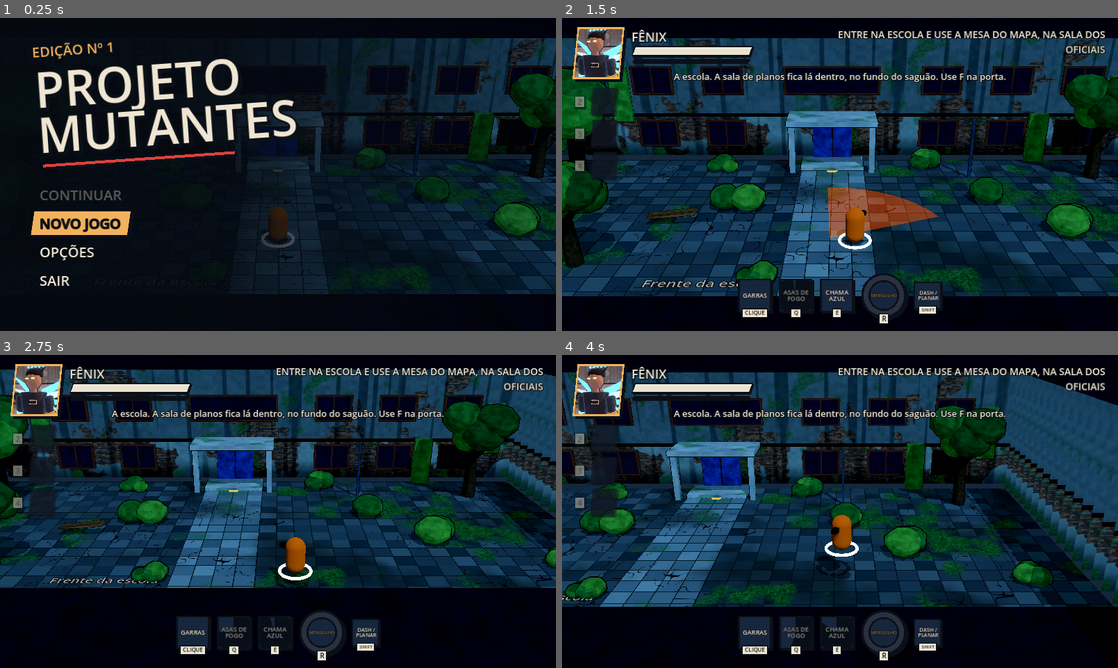
Above: before the commit, frames 1-4 (two rows, left to right).
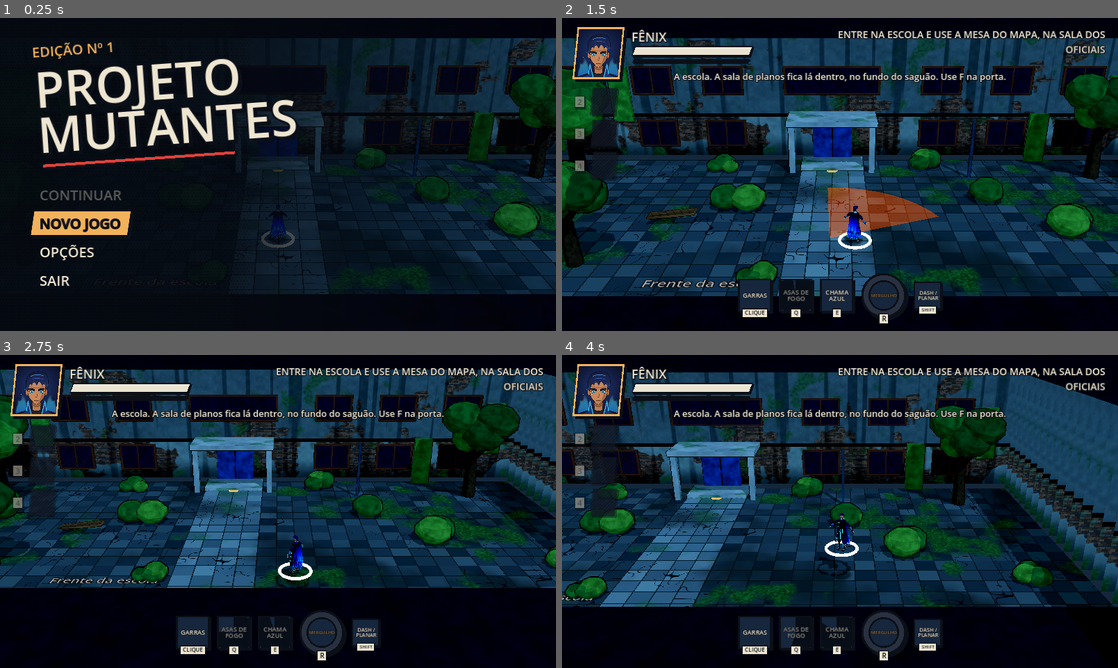
Above: after the commit, the same moments.

Repository: Giovivi/jogo_do_bolo
Game: Godot game, scene res://scenes/main.tscn
Two runs of this game, one before a commit and one after it. Both use one fixed random seed, a clock stepped at 60 frames per second and the inputs below.
Inputs (mouse positions are in pixels of both pictures, inside the frame that each line leads up to):
- Up to frame 1 (0.25 s): no input
- Up to frame 2 (1.5 s): click "NOVO JOGO" at 0.5 s; tap Enter (confirm) at 1.25 s; move the mouse to (962, 158) at 1.27 s; hold D (move_right) from 1.28 s (still down); hold Q (ability_1) from 1.28 s (still down); click (962, 158) at 1.42 s
- Up to frame 3 (2.75 s): tap Space (jump) at 1.52, 2.27 s; move the mouse to (166, 527) at 2.02 s; release D (move_right) at 2.03 s; release Q (ability_1) at 2.03 s; hold S (move_down) from 2.03 s (still down); tap E (ability_2) at 2.1 s
- Up to frame 4 (4 s): move the mouse to (895, 442) at 2.77 s; release S (move_down) at 2.78 s; press the mouse at (895, 442) at 2.78 s; hold D (move_right) 2.78-3.53 s; move the mouse to (812, 574) at 3.52 s; release the mouse at (812, 574) at 3.53 s; hold W (move_up) from 3.53 s (still down); tap Enter (confirm) at 3.6 s; click (812, 574) at 3.67 s; tap Space (jump) at 3.77 s

The runs differ from the first frame. In frame 1, 0.3% of the frame differs, in the area x 47-53%, y 60-71%; in frame 2, 1.5%; in frame 3, 1.6%, in the area x 2-55%, y 3-73%; in frame 4, 1.6%.

Commit message:
Fênix: modelo 3D novo (cabelo curto, fogo nas costas) e ícone 2D
Troca a cápsula provisória do Fênix pelo modelo low poly feito no Blender
(art/modelos/fenix_humano.glb) e o retrato do HUD pelo ícone cartoon novo.

Co-Authored-By: Claude Opus 5.5 <noreply@anthropic.com>
Claude-Session: https://claude.ai/code/session_01GLyMG6zwMC5riCUBcDCxwF

Diff:
--- a/scripts/art/fenix_model.gd
+++ b/scripts/art/fenix_model.gd
@@ -1,109 +1,44 @@
 class_name FenixModel
 extends Node3D
-## Modelo provisório do Fênix (low poly, cel shading), até o design fechar.
-## Macacão de contenção cinza-escuro rasgado, número de prisioneiro no peito,
-## algema dourada quebrada, fogo azul nos antebraços formando garras, olhos
-## dourados, pontas do cabelo em chama e duas asas curtas de chama nas costas.
+## Modelo 3D do Fênix (forma humana): casaco de penas azul com fogo nas
+## costas, cabelo curto penteado de lado. Feito no Blender (art/modelos).
+## Pose em A, ainda sem esqueleto: a animação vem depois, pelo Mixamo.
 
-const CHARCOAL := Color("2b2d35")
-const COBALT := Color("3fa9ff")
-const CORE := Color("bfe9ff")
-const GOLD := Color("e0b040")
-const SKIN := Color(0.62, 0.47, 0.38)
-const HAIR := Color(0.1, 0.09, 0.1)
+const MODEL := preload("res://art/modelos/fenix_humano.glb")
 
-@export var wings_open: bool = true
-
-var wings: Node3D
+## Altura do modelo exportado (m) e altura que ele deve ter no jogo.
+const MODEL_HEIGHT := 1.8
+@export var height: float = 1.8
 
 
 func _ready() -> void:
-	var suit := Look.surface(CHARCOAL, {"variation": 0.15, "noise_scale": 5.0, "outline": 0.025})
-	var suit_dark := Look.surface(CHARCOAL.darkened(0.3), {"outline": 0.025})
-	var skin := Look.surface(SKIN, {"variation": 0.05, "outline": 0.02})
-	var hair := Look.surface(HAIR, {"variation": 0.1, "outline": 0.02})
-	var gold := Look.surface(GOLD, {"variation": 0.1, "outline": 0.02})
-	var fire := Look.glow(COBALT, 3.0)
-	var core := Look.glow(CORE, 3.5)
-	var eyes := Look.glow(GOLD, 3.0)
-
-	# Pernas e botas.
-	for side in [-1.0, 1.0]:
-		Look.piece(self, Look.cylinder(0.1, 0.12, 0.85, 6), suit, Vector3(0.13 * side, 0.5, 0))
-		Look.piece(self, Look.box(Vector3(0.18, 0.14, 0.3)), suit_dark, Vector3(0.13 * side, 0.07, -0.04))
-	# Tronco (mais largo no ombro) e cinto.
-	Look.piece(self, Look.cylinder(0.24, 0.17, 0.62, 6), suit, Vector3(0, 1.22, 0))
-	Look.piece(self, Look.cylinder(0.18, 0.18, 0.08, 6), suit_dark, Vector3(0, 0.93, 0))
-	# Rasgos no macacão (pele aparecendo).
-	Look.piece(self, Look.box(Vector3(0.1, 0.06, 0.02)), skin, Vector3(0.12, 1.08, -0.18), Vector3(0, 0, 20))
-	Look.piece(self, Look.box(Vector3(0.06, 0.1, 0.02)), skin, Vector3(-0.15, 0.62, -0.1), Vector3(0, 0, -15))
-	# Número de prisioneiro no peito.
-	Look.piece(self, Look.box(Vector3(0.16, 0.08, 0.02)), Look.surface(Color(0.82, 0.8, 0.72)), Vector3(-0.08, 1.36, -0.2))
-	var num := Label3D.new()
-	num.text = "V-0417"
-	num.font_size = 20
-	num.pixel_size = 0.0025
-	num.modulate = Color(0.1, 0.1, 0.1)
-	num.position = Vector3(-0.08, 1.36, -0.215)
-	num.rotation_degrees = Vector3(0, 180, 0)
-	add_child(num)
-	# Braços: parte de cima no macacão, antebraço e mão em fogo azul com garras.
-	for side in [-1.0, 1.0]:
-		var arm := Node3D.new()
-		arm.position = Vector3(0.3 * side, 1.45, 0)
-		arm.rotation_degrees = Vector3(-12, 0, 6 * side)
-		add_child(arm)
-		Look.piece(arm, Look.cylinder(0.07, 0.08, 0.34, 6), suit, Vector3(0, -0.17, 0))
-		Look.piece(arm, Look.cylinder(0.1, 0.06, 0.34, 6), fire, Vector3(0, -0.5, 0))
-		Look.piece(arm, Look.cylinder(0.05, 0.03, 0.3, 5), core, Vector3(0, -0.48, 0))
-		for c in 3:
-			Look.piece(arm, Look.cylinder(0.0, 0.025, 0.2, 4), core, Vector3((c - 1) * 0.04, -0.74, -0.03), Vector3(-10, 0, (c - 1) * 8))
-		# Labaredas subindo do antebraço.
-		for f in 3:
-			Look.piece(arm, Look.cylinder(0.0, 0.04, 0.22, 4), fire, Vector3(0.06 * side, -0.38 + f * 0.08, 0.02 * f), Vector3(0, 0, 25 * side))
-	# Algema dourada quebrada no pulso esquerdo.
-	var cuff := Node3D.new()
-	cuff.position = Vector3(-0.36, 1.12, -0.03)
-	add_child(cuff)
-	Look.piece(cuff, Look.cylinder(0.11, 0.11, 0.07, 8), gold, Vector3.ZERO, Vector3(-20, 0, -12))
-	Look.piece(cuff, Look.box(Vector3(0.04, 0.12, 0.04)), gold, Vector3(-0.06, -0.12, 0.02), Vector3(0, 0, 30))
-	# Cabeça, cabelo escuro com pontas em chama, olhos dourados.
-	Look.piece(self, Look.cylinder(0.06, 0.07, 0.12, 6), skin, Vector3(0, 1.58, 0))
-	Look.piece(self, Look.blob(0.16, 0.36), skin, Vector3(0, 1.76, 0))
-	Look.piece(self, Look.blob(0.17, 0.22), hair, Vector3(0, 1.86, 0.03))
-	for i in 5:
-		var a := -0.5 + i * 0.25
-		Look.piece(self, Look.cylinder(0.0, 0.05, 0.2, 4), hair, Vector3(a * 0.3, 1.94, 0.06), Vector3(40, 0, -a * 40))
-		Look.piece(self, Look.cylinder(0.0, 0.03, 0.12, 4), fire, Vector3(a * 0.36, 2.04, 0.12), Vector3(50, 0, -a * 40))
-	for side in [-1.0, 1.0]:
-		Look.piece(self, Look.box(Vector3(0.06, 0.025, 0.02)), eyes, Vector3(0.06 * side, 1.78, -0.15))
-	# Asas curtas de chama: planos triangulares emissivos.
-	wings = Node3D.new()
-	wings.name = "Asas"
-	wings.position = Vector3(0, 1.4, 0.18)
-	wings.visible = wings_open
-	add_child(wings)
-	for side in [-1.0, 1.0]:
-		for i in 4:
-			var feather := MeshInstance3D.new()
-			feather.mesh = _triangle(0.95 - i * 0.16, 0.18)
-			var mat := Look.glow(COBALT if i % 2 == 0 else COBALT.lerp(CORE, 0.45), 2.0)
-			mat.render_priority = 1
-			feather.material_override = mat
-			feather.position = Vector3(0.12 * side, 0.1 - i * 0.08, 0)
-			feather.rotation_degrees = Vector3(0, (0.0 if side > 0 else 180.0) - 20.0 * side, 30.0 - i * 16.0)
-			wings.add_child(feather)
+	var m := MODEL.instantiate() as Node3D
+	# O glb olha para +Z; os atores do jogo olham para -Z.
+	m.rotation_degrees.y = 180.0
+	m.scale = Vector3.ONE * (height / MODEL_HEIGHT)
+	add_child(m)
+	_fix_materials(m)
 
 
-## Triângulo fino (comprimento ao longo de +X), visível dos dois lados.
-func _triangle(length: float, width: float) -> ArrayMesh:
-	var st := SurfaceTool.new()
-	st.begin(Mesh.PRIMITIVE_TRIANGLES)
-	var pts := [Vector3(0, -width * 0.5, 0), Vector3(0, width * 0.5, 0), Vector3(length, 0, 0)]
-	for p in pts:
-		st.set_normal(Vector3.BACK)
-		st.add_vertex(p)
-	for i in [2, 1, 0]:
-		st.set_normal(Vector3.FORWARD)
-		st.add_vertex(pts[i])
-	return st.commit()
+## Penas e casaco usam a cor por vértice; o fogo fica sem sombra para brilhar.
+func _fix_materials(node: Node) -> void:
+	if node is MeshInstance3D:
+		var mi := node as MeshInstance3D
+		for i in mi.mesh.get_surface_count():
+			var src := mi.mesh.surface_get_material(i)
+			if src == null:
+				continue
+			var mat_name := src.resource_name
+			if mat_name == "fogo":
+				var fire := StandardMaterial3D.new()
+				fire.shading_mode = BaseMaterial3D.SHADING_MODE_UNSHADED
+				fire.vertex_color_use_as_albedo = true
+				fire.cull_mode = BaseMaterial3D.CULL_DISABLED
+				mi.set_surface_override_material(i, fire)
+			elif mat_name == "penas" and src is StandardMaterial3D:
+				var feathers := (src as StandardMaterial3D).duplicate() as StandardMaterial3D
+				feathers.vertex_color_use_as_albedo = true
+				feathers.cull_mode = BaseMaterial3D.CULL_DISABLED
+				mi.set_surface_override_material(i, feathers)
+	for child in node.get_children():
+		_fix_materials(child)
--- a/scripts/heroes/fenix.gd
+++ b/scripts/heroes/fenix.gd
@@ -14,9 +14,18 @@
 
 func _ready() -> void:
 	super._ready()
+	_use_model()
 	# Chama dourada no golpe comum, azul no forte.
 	impact_color = Color(1.0, 0.8, 0.3, 0.9)
 	impact_color_strong = Color(0.35, 0.65, 1.0, 0.9)
+
+
+## Troca a cápsula provisória pelo modelo 3D (a colisão continua a mesma).
+func _use_model() -> void:
+	for child in visual.get_children():
+		if child is MeshInstance3D:
+			child.visible = false
+	visual.add_child(FenixModel.new())
 
 
 func _fx() -> FenixStats:
Binary file added: art/modelos/fenix_humano.glb
Not shown, added: art/modelos/fenix_humano.glb.import
Binary file changed: art/retratos/fenix.png
